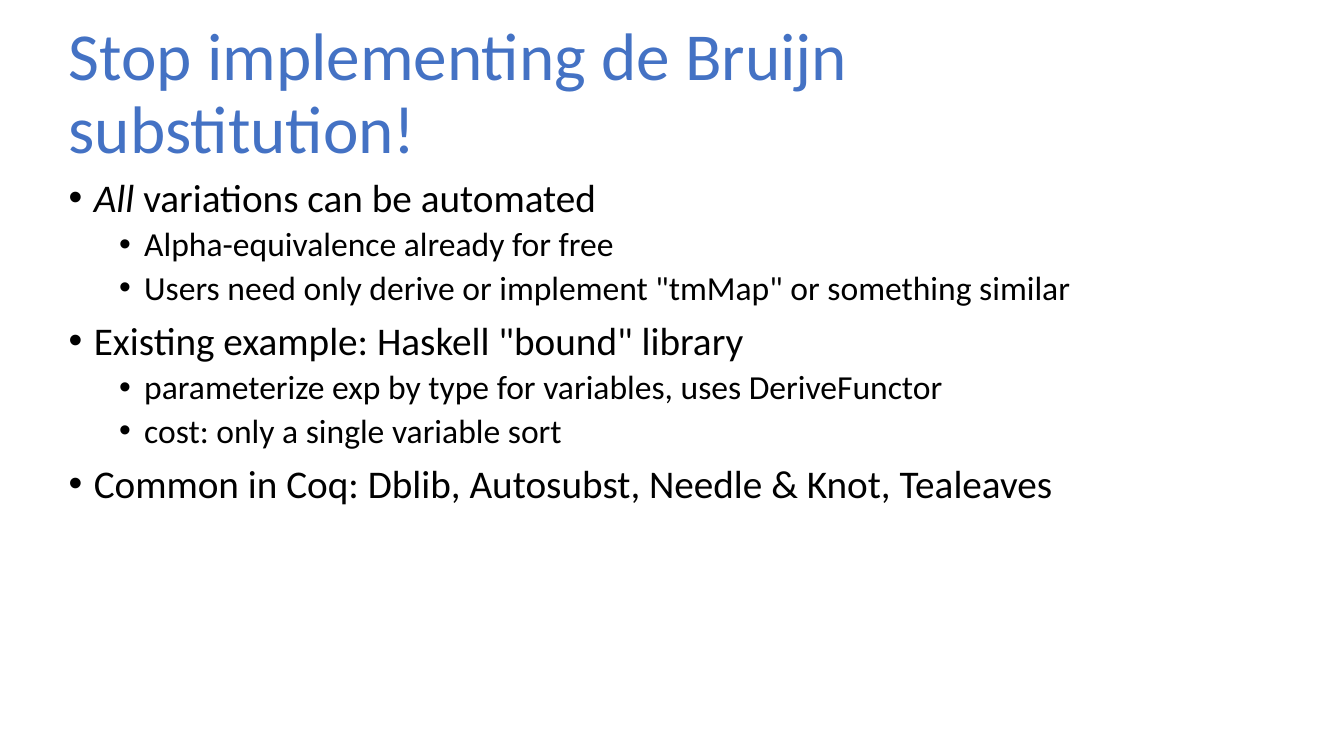
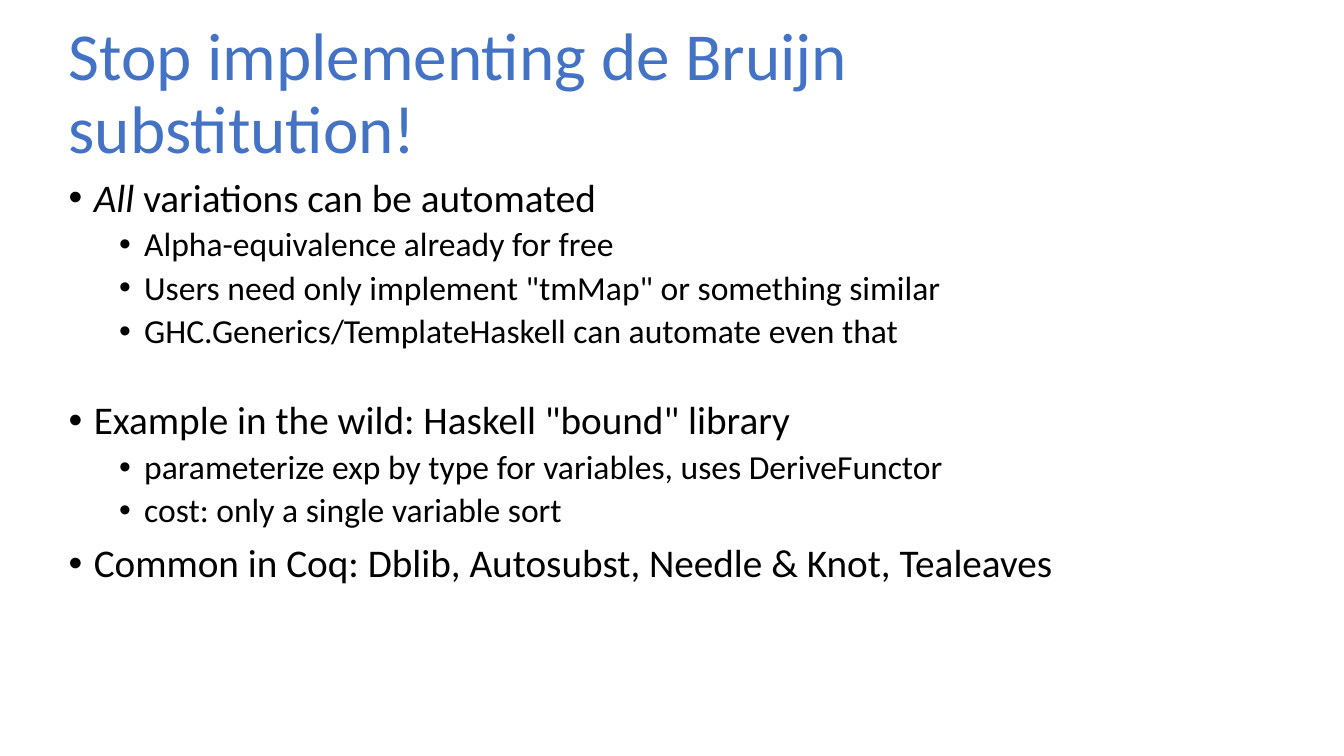
Before and after one commit to sweirich/lambda-n-ways, a slide deck: slide 20 of plclub-2021.pptx (slide 19 before the commit). Drawn at 1344x756 pixels with LibreOffice and Linux fonts; fonts in the diff are those of the drawing. Boxes give left, top, right and bottom in pixels: in the first picture for what was removed or moved away, otherwise in the second. Text is boxed around its words. In the diff, an @@ line names an element or a change of style, - is before the commit and + after.

```diff
--- a/plclub-2021.pptx
+++ b/plclub-2021.pptx
@@ text at <box>94,276,940,441</box>: text changed @@
-  • Users need only derive or implement "tmMap" or something similar
-• Existing example: Haskell "bound" library
+  • Users need only implement "tmMap" or something similar
+  • GHC.Generics/TemplateHaskell can automate even that
+• Example in the wild: Haskell "bound" library
```
Also in this commit, not shown: 14 other slides changed, 1 slide added, 1 other file.
